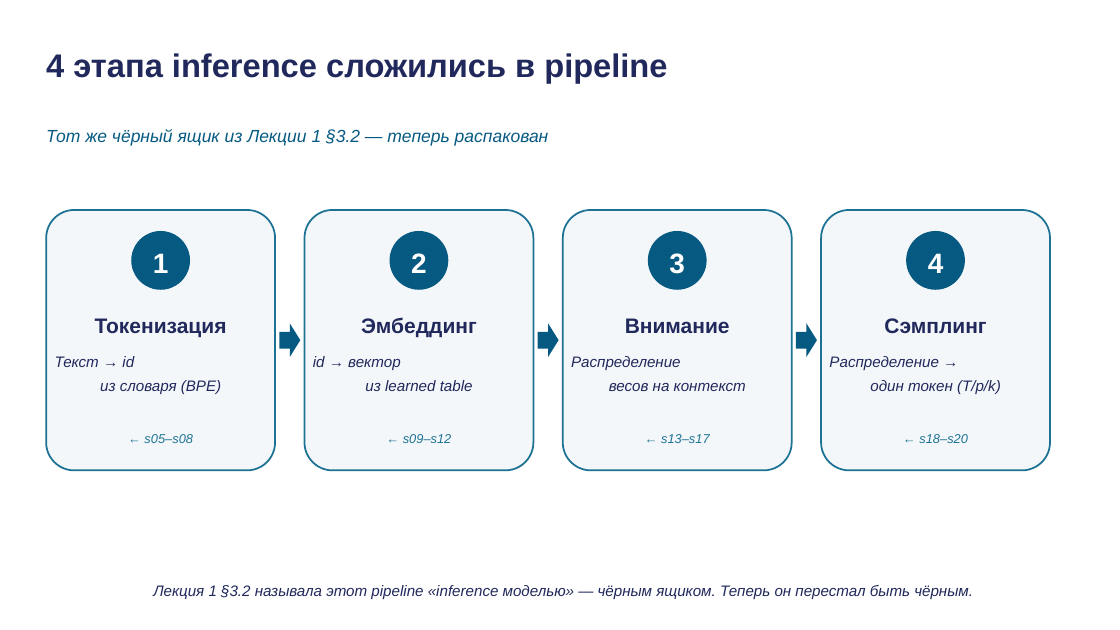
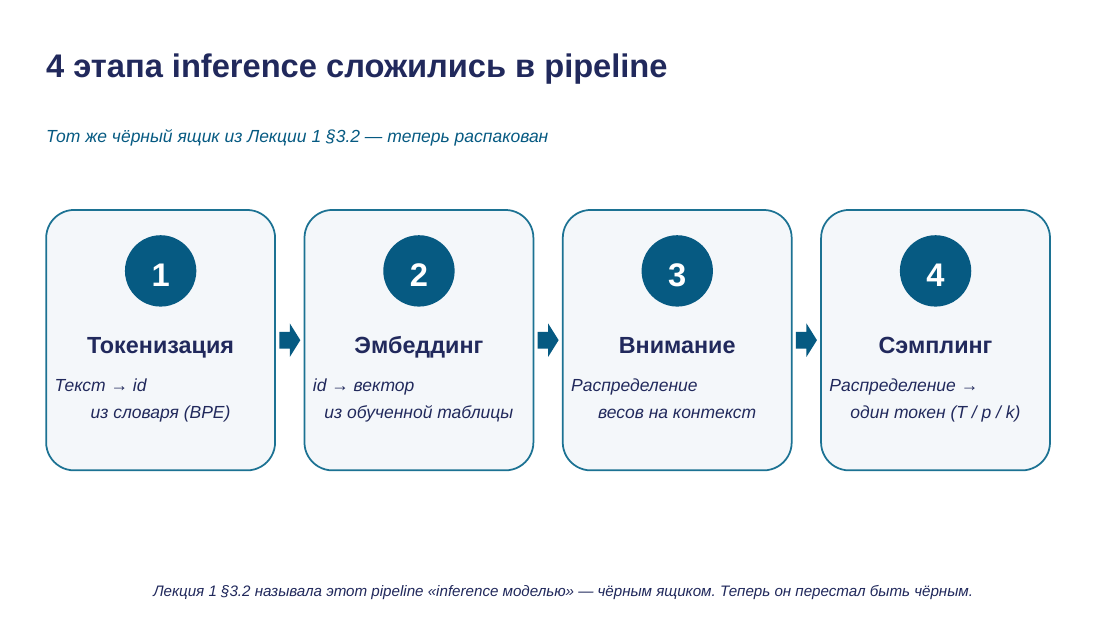
Before and after one commit to tellina-study/AI-usage-lessons, a slide deck: slide 23 of library/lectures/lec-02/rendered/lec-02.pptx. Drawn at 1120x630 pixels with LibreOffice and Linux fonts; fonts in the diff are those of the drawing. Boxes give left, top, right and bottom in pixels: in the first picture for what was removed or moved away, otherwise in the second. Text is boxed around its words. In the diff, an @@ line names an element or a change of style, - is before the commit and + after.

```diff
--- a/library/lectures/lec-02/rendered/lec-02.pptx
+++ b/library/lectures/lec-02/rendered/lec-02.pptx
@@ rounded rectangle: place and size @@
-rounded rectangle at (131,231,190,290)
+rounded rectangle at (125,235,197,307)
@@ rounded rectangle: place and size @@
-rounded rectangle at (390,231,449,290)
+rounded rectangle at (383,235,455,307)
@@ rounded rectangle: place and size @@
-rounded rectangle at (648,231,707,290)
+rounded rectangle at (642,235,713,307)
@@ rounded rectangle: place and size @@
-rounded rectangle at (907,231,965,290)
+rounded rectangle at (900,235,971,307)
@@ size 24 to 28 pt in 4 elements at (152,263,170,286), (410,263,428,286), (668,263,686,287), (926,263,944,286) @@
@@ text "Токенизация": place and size @@
-text "Токенизация" at (95,318,227,337)
+text "Токенизация" at (87,337,234,358)
@@ text "Эмбеддинг": place and size @@
-text "Эмбеддинг" at (361,317,477,337)
+text "Эмбеддинг" at (354,336,483,358)
@@ text "Внимание": place and size @@
-text "Внимание" at (625,318,730,333)
+text "Внимание" at (619,337,736,353)
@@ size 18 to 20 pt in 4 elements at (87,337,234,358), (354,336,483,358), (619,337,736,353), (879,336,993,354) @@
@@ text "Сэмплинг": place and size @@
-text "Сэмплинг" at (884,318,986,333)
+text "Сэмплинг" at (879,336,993,354)
@@ text "Текст → id из словаря ...": place and size @@
-text "Текст → id из словаря ..." at (55,356,221,394)
+text "Текст → id из словаря ..." at (55,378,231,422)
@@ text "Текст → id из словаря ..." at (55,378,231,422): size 13 to 15 pt @@
@@ text at (313,378,513,422): text changed; size 13 to 15 pt @@
-id → вектор
-из learned table
+id → вектор
+из обученной таблицы
@@ text "Распределение весов на контекст" at (571,378,756,418): size 13 to 15 pt @@
@@ text "Распределение весов на контекст": place and size @@
-text "Распределение весов на контекст" at (571,356,746,391)
+text "Распределение весов на контекст" at (571,378,756,418)
@@ text at (829,378,1021,422): text changed; size 13 to 15 pt @@
-Распределение →
-один токен (T/p/k)
+Распределение →
+один токен (T / p / k)
@@ text removed at (144,434,193,443) @@
-← s05–s08
@@ text removed at (403,434,452,443) @@
-← s09–s12
@@ text removed at (661,434,710,443) @@
-← s13–s17
@@ text removed at (919,434,968,443) @@
-← s18–s20
```
Also in this commit, not shown: 16 other slides changed, 9 other files.
